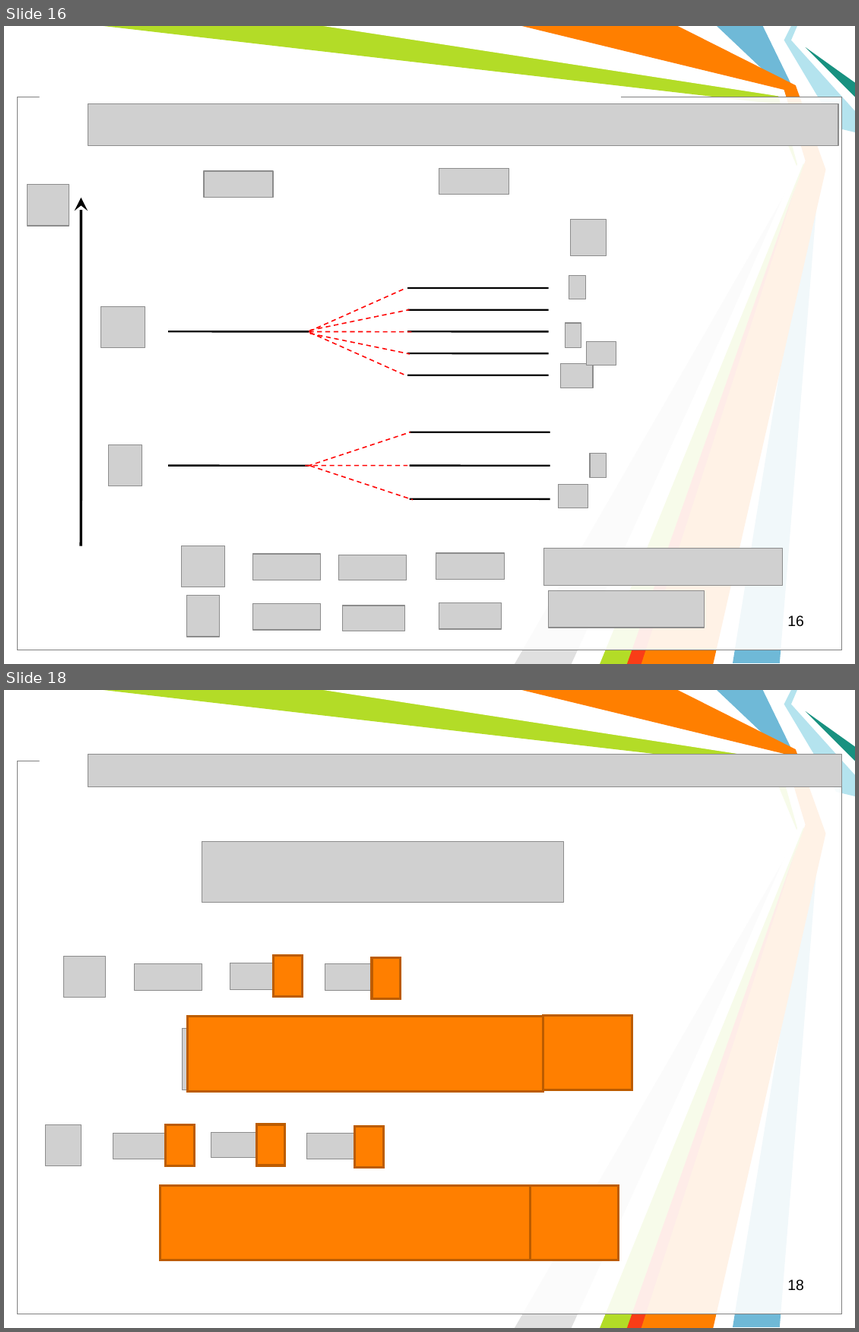
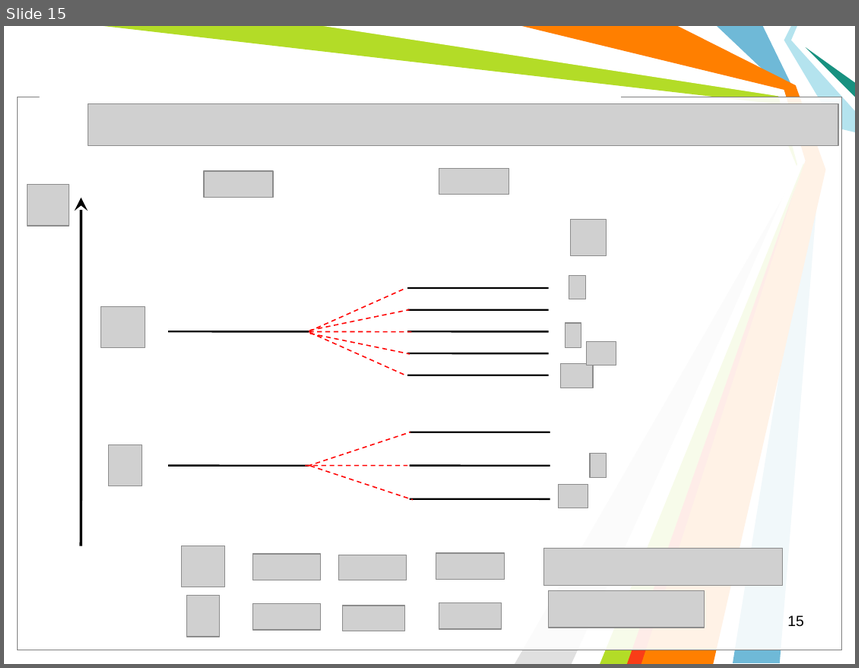
Before and after one commit to l432/NMK, a slide deck: Lecture/Chem/Lessons14/Less00_14s.ppt. Shown one above the other, each under a label of ours: slides 16 and 18 before the commit, slide 15 after it; the slides between them are not shown. The pictures are 859x1332 and 859x668 pixels, drawn with LibreOffice and Linux fonts; fonts in the diff are those of the drawing; grey boxes stand for pictures; background and template pictures are left out. Boxes give left, top, right and bottom in pixels: in the first picture for what was removed or moved away, otherwise in the second. Text is boxed around its words. In the diff, an @@ line names an element or a change of style, - is before the commit and + after.

```diff
--- a/Lecture/Chem/Lessons14/Less00_14s.ppt
+++ b/Lecture/Chem/Lessons14/Less00_14s.ppt
@@ slide 18 removed at (4, 690, 855, 1328), background #FFFFFF; not listed: 11 template elements that a slide beside it also shows @@
@@ picture removed at (88, 755, 842, 788) @@
@@ picture removed at (202, 841, 563, 903) @@
@@ picture removed at (63, 957, 105, 997) @@
@@ rectangle removed at (273, 955, 302, 996) @@
@@ rectangle removed at (372, 958, 401, 998) @@
@@ picture removed at (134, 964, 202, 990) @@
@@ picture removed at (230, 964, 296, 989) @@
@@ picture removed at (325, 964, 393, 990) @@
@@ picture removed at (183, 1029, 557, 1090) @@
@@ rectangle removed at (187, 1017, 543, 1092) @@
@@ rectangle removed at (544, 1015, 633, 1090) @@
@@ picture removed at (46, 1125, 82, 1166) @@
@@ picture removed at (113, 1134, 180, 1160) @@
@@ rectangle removed at (166, 1125, 195, 1166) @@
@@ picture removed at (211, 1132, 273, 1158) @@
@@ rectangle removed at (257, 1125, 286, 1166) @@
@@ picture removed at (307, 1134, 369, 1160) @@
@@ rectangle removed at (354, 1127, 384, 1167) @@
@@ rectangle removed at (160, 1186, 530, 1260) @@
@@ picture removed at (183, 1189, 619, 1251) @@
@@ rectangle removed at (530, 1186, 619, 1260) @@
@@ page number removed at (788, 1280, 804, 1291) @@
-18
@@ what was slide 16 is now slide 15 @@
@@ page number at (788, 616, 804, 627): text changed @@
-16
+15
```
Also in this commit, not shown: 4 slides changed, 8 slides added, 8 other slides removed, 4 other files.
